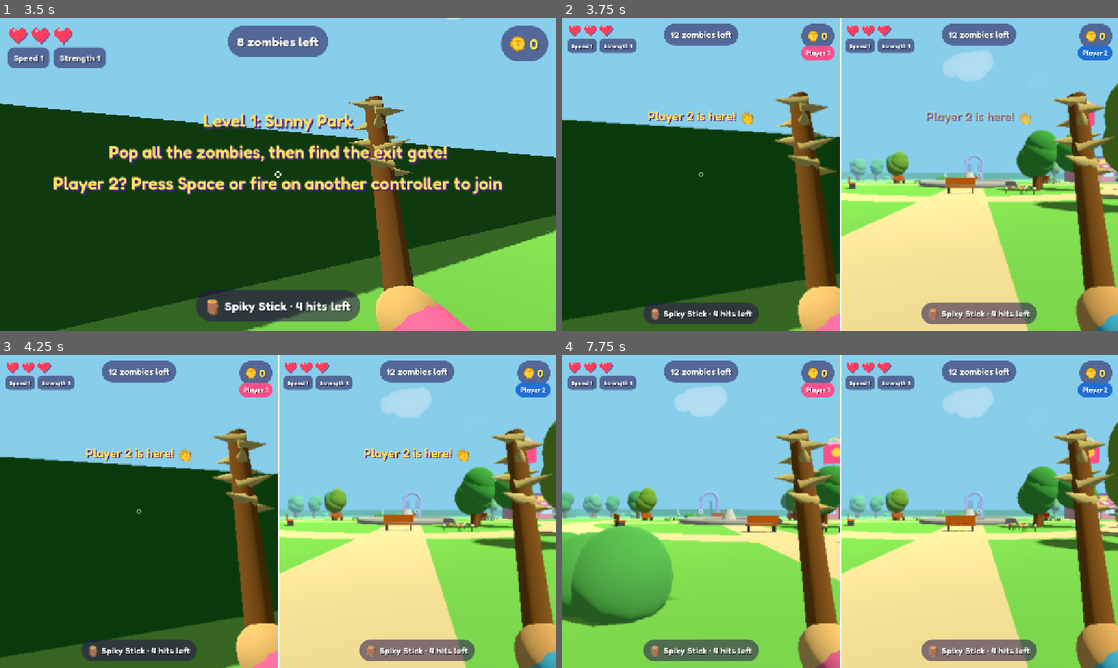
Above: before the commit, frames 1-4 (two rows, left to right).
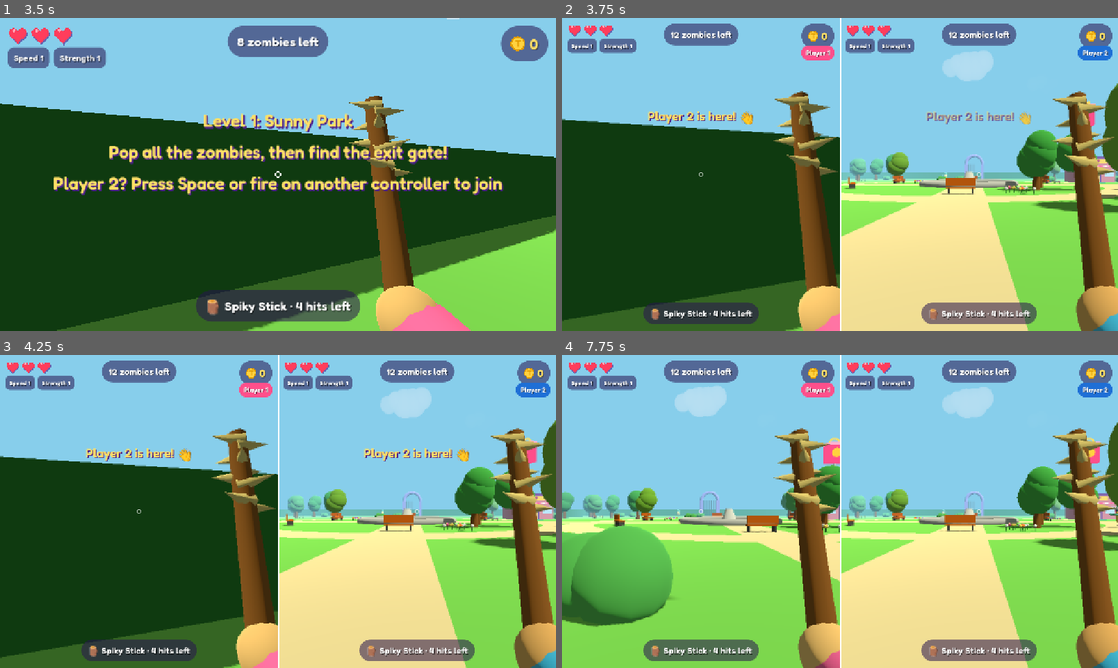
Above: after the commit, the same moments.

Repository: BennyWebb/zombie-tag
Game: Godot game, scene res://scenes/main.tscn
Same seed, same stepped clock (60 frames per second), same inputs: the game is played once before the commit and once after it.
Inputs:
- Up to frame 1 (3.5 s): tap Enter at 0.5, 1.35 s; hold D 0.53-1.28 s; tap Space (p1_attack) at 0.6 s; hold S 1.28-2.03 s; hold D 2.03-2.78 s; tap Keypad Enter at 2.1 s; hold W from 2.78 s (still down); tap Shift at 2.85 s
- Up to frame 2 (3.75 s): release W at 3.53 s; hold A from 3.53 s (still down); tap 2 at 3.6 s
- Up to frame 3 (4.25 s): keep holding A
- Up to frame 4 (7.75 s): tap Space (p1_attack) at 4.25, 5.1 s; tap 2 at 4.35 s; tap Enter at 5, 6.6 s; release A at 5.03 s; hold S 5.03-5.78 s; hold D 5.78-6.53 s; tap Up (p2_walk_forward) at 5.85 s; hold W 6.53-7.28 s; hold D from 7.28 s (still down); tap Keypad Enter at 7.35 s

Frame 1 is identical in both runs. In frame 2, 1.6% of the frame differs, in the area x 0-100%, y 20-100%; in frame 3, 1.6%; in frame 4, 2.4%, in the area x 0-100%, y 21-100%.

Commit message:
Godot: draw two players' halves at full resolution again
Speed-ups wait until the game is complete.

Co-Authored-By: Claude Opus 5.5 <noreply@anthropic.com>
Claude-Session: https://claude.ai/code/session_01LLQA4ZnRtB4LSabNngitDm

Diff:
--- a/godot/scripts/hud.gd
+++ b/godot/scripts/hud.gd
@@ -37,8 +37,8 @@
 var level_done_go := Label.new()
 var speed := Label.new()
 var views: Array[RID] = [] # the screens being drawn (main.gd sets them), for timing them
-# Asking Godot to time the drawing crashed the Shield (with the halves drawn at 75% and stretched),
-# and its graphics chip can't time itself anyway, so on Android the overlay leaves those out
+# Asking Godot to time the drawing once crashed the Shield, and its graphics chip can't time itself
+# anyway, so on Android the overlay leaves those out
 var can_time_drawing := not OS.has_feature("android")
 var game_time := 0.0 # how long the game's own code took this frame, in ms (main.gd sets it)
 var hearts_shown := -1
--- a/godot/scripts/main.gd
+++ b/godot/scripts/main.gd
@@ -13,10 +13,6 @@
 
 const START_LEVEL := 1
 const HUD_ZOOM_TWO_PLAYERS := 0.7 # with two players, everything on the HUD shrinks to fit half the screen
-# with two players, each half of the world is drawn at this much of the screen's resolution and
-# stretched to fit, so the graphics chip has fewer dots to colour in (0.75 across and down is just
-# over half as many); the HUD on top stays sharp
-const TWO_PLAYER_RESOLUTION := 0.75
 # the sound a shot makes when it hits (swinging weapons go "bonk")
 const HIT_SOUNDS := { slime = "splat", bubble = "bloop", snowball = "poof", banana = "bonk" }
 
@@ -111,7 +107,6 @@
 	for hero in heroes:
 		var sub := SubViewport.new()
 		sub.msaa_3d = get_viewport().msaa_3d
-		sub.scaling_3d_scale = TWO_PLAYER_RESOLUTION
 		sub.render_target_update_mode = SubViewport.UPDATE_ALWAYS
 		add_child(sub) # (it draws the same world as the main screen)
 		hero.camera.reparent(sub)
